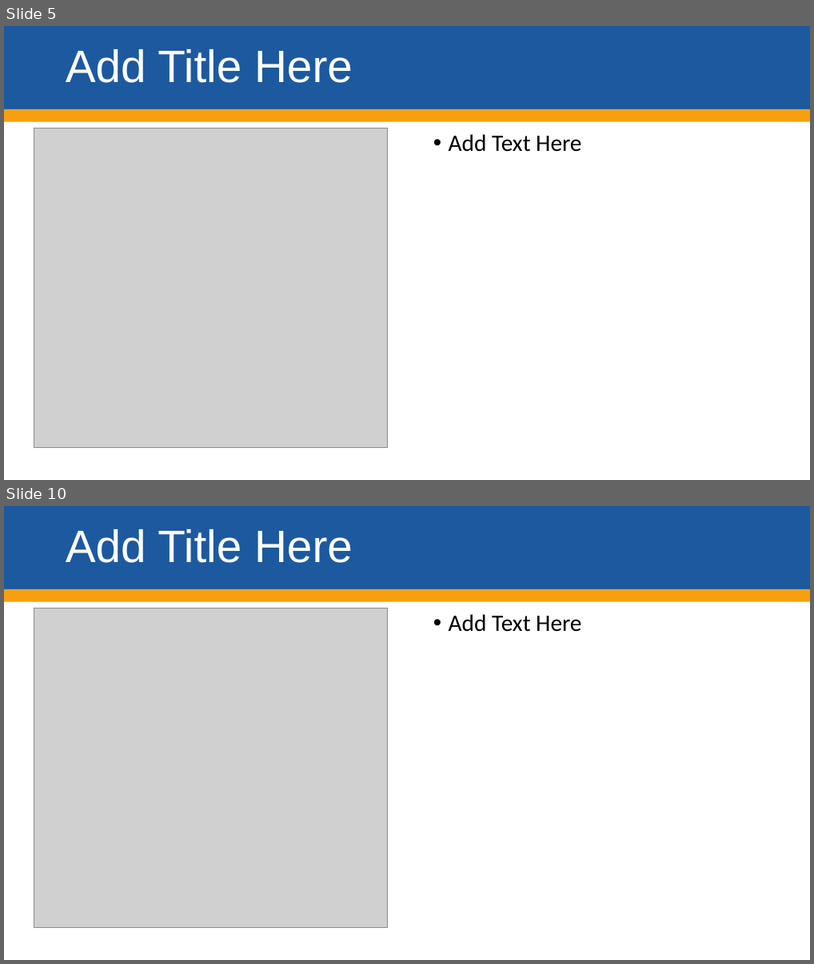
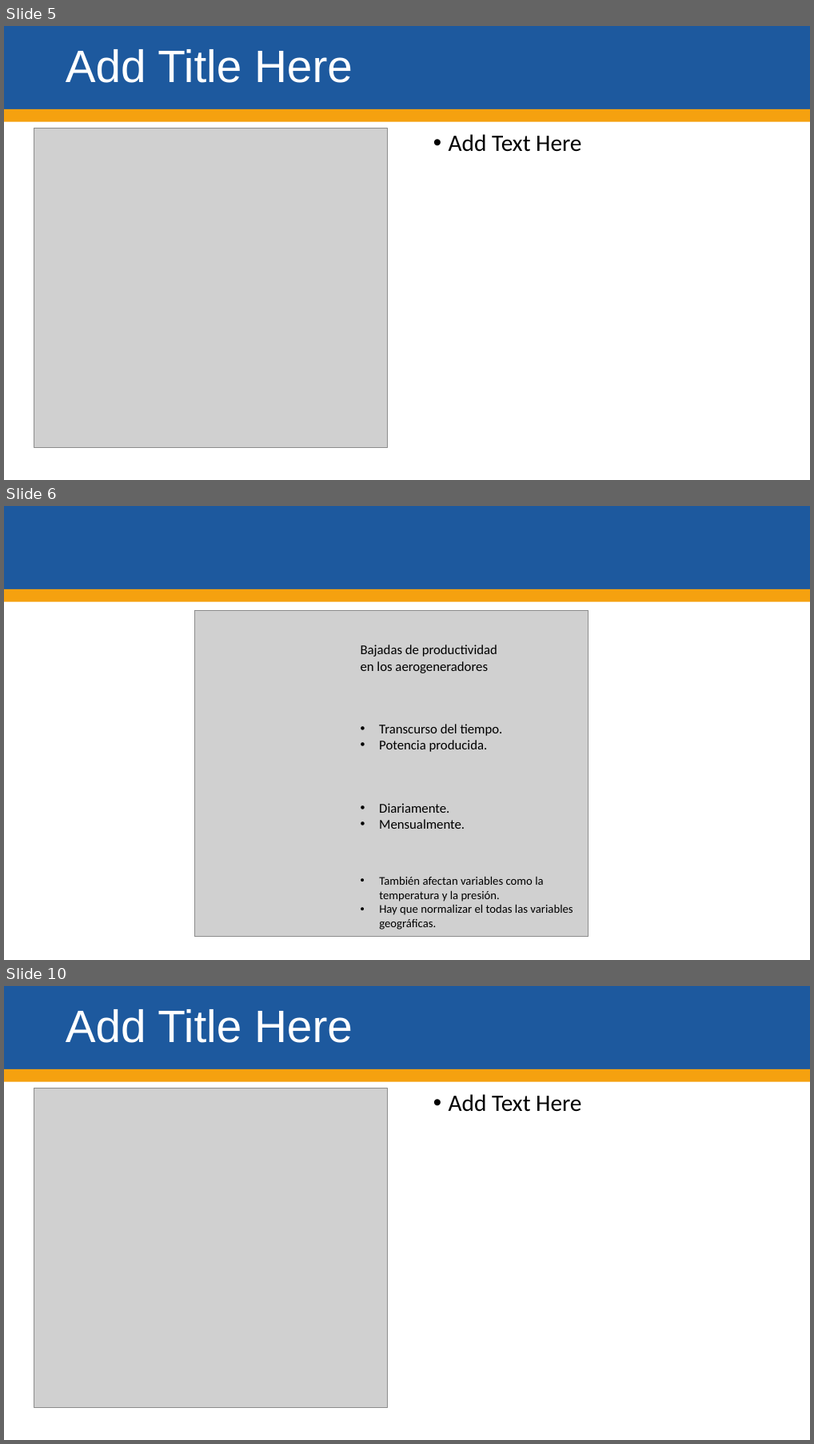
Before and after one commit to kikejosan/EolicSimulatorCEP, a slide deck: docs/enunciado-de-patrones.pptx. Shown one above the other, each under a label of ours: slides 5 and 10 before the commit, slides 5, 6 and 10 after it; the slides between them are not shown. The pictures are 814x964 and 814x1444 pixels, drawn with LibreOffice and Linux fonts; fonts in the diff are those of the drawing; grey boxes stand for pictures; background and template pictures are left out. Boxes give left, top, right and bottom in pixels: in the first picture for what was removed or moved away, otherwise in the second. Text is boxed around its words. In the diff, an @@ line names an element or a change of style, - is before the commit and + after.

```diff
--- a/docs/enunciado-de-patrones.pptx
+++ b/docs/enunciado-de-patrones.pptx
@@ slide 6 added at (x1=4, y1=506, x2=810, y2=960), background #FFFFFF; not listed: 2 template elements that a slide beside it also shows @@
@@ picture added at (x1=194, y1=610, x2=588, y2=936) @@
@@ text added at (x1=361, y1=644, x2=498, y2=673), 16 pt, text #000000 @@
+Bajadas de productividad en los aerogeneradores
@@ text added at (x1=379, y1=724, x2=503, y2=752), 16 pt, text #000000 @@
+• Transcurso del tiempo.
+• Potencia producida.
@@ text added at (x1=379, y1=803, x2=465, y2=828), 16 pt, text #000000 @@
+• Diariamente.
+• Mensualmente.
@@ text added at (x1=379, y1=876, x2=573, y2=929), 14 pt, text #000000 @@
+• También afectan variables como la temperatura y la presión.
+• Hay que normalizar el todas las variables geográficas.
```
Also in this commit, not shown: 1 slide changed, 2 other slides added, 3 slides removed, 33 other files.
